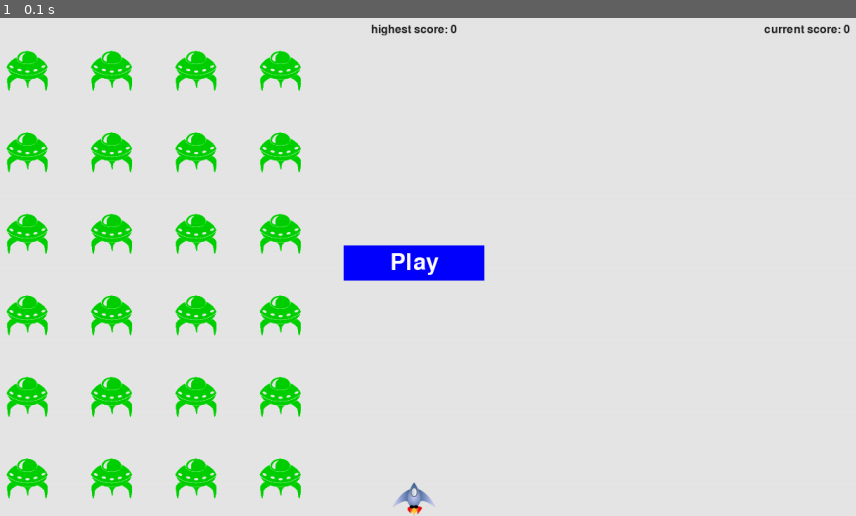
Above: before the commit, frame 1.
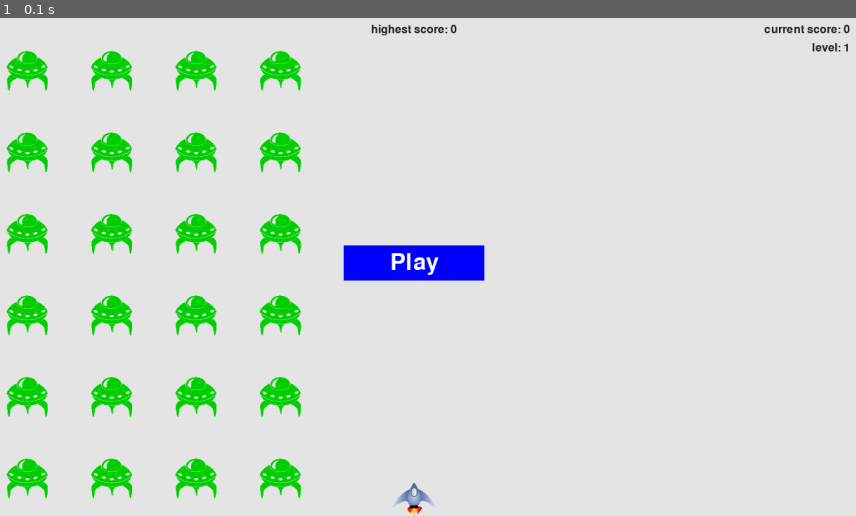
Above: after the commit, the same moment.

Repository: JiaxiHu1/PYGAME
Game: pygame game, started from alien_invasion.py
Same seed, same stepped clock (60 frames per second), same inputs: the game is played once before the commit and once after it.
Inputs:
- Up to frame 1 (0.1 s): no input

The runs differ from the first frame. In frame 1, less than 0.1% of the frame differs, in the area x 94-100%, y 5-7%.

Commit message:
checklevell

Diff:
--- a/scoreboard.py
+++ b/scoreboard.py
@@ -35,9 +35,10 @@
 
 
     def show_score(self):
-        """draw score to the screen"""
+        """draw score and level to the screen"""
         self.screen.blit(self.score_image,self.score_rect)
         self.screen.blit(self.high_score_image, self.high_score_rect)
+        self.screen.blit(self.level_image,self.level_rect)
 
 
     def prep_high_score(self):
@@ -64,5 +65,5 @@
 
         # position the level below the score
         self.level_rect = self.level_image.get_rect()
-        self.level_rect.top = self.score_rect.bottom + 5
         self.level_rect.right = self.score_rect.right
+        self.level_rect.top = self.score_rect.bottom + 10
